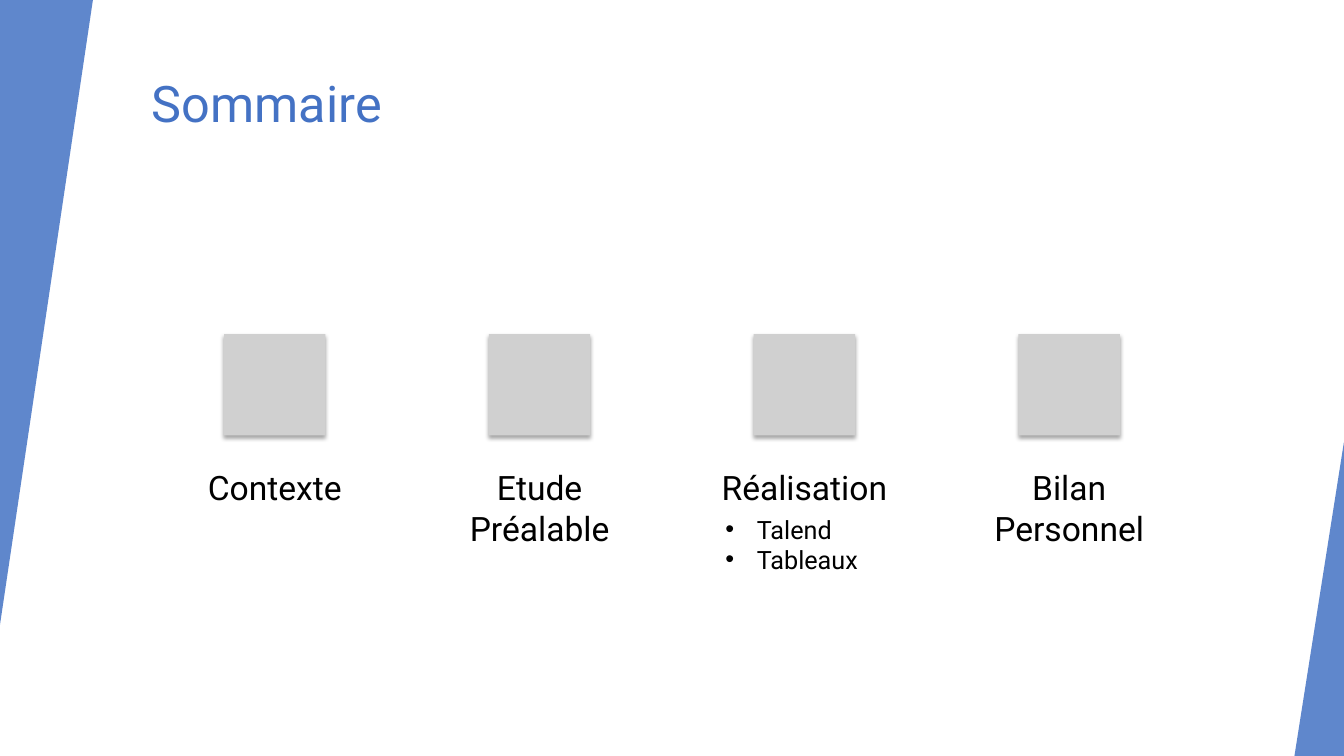
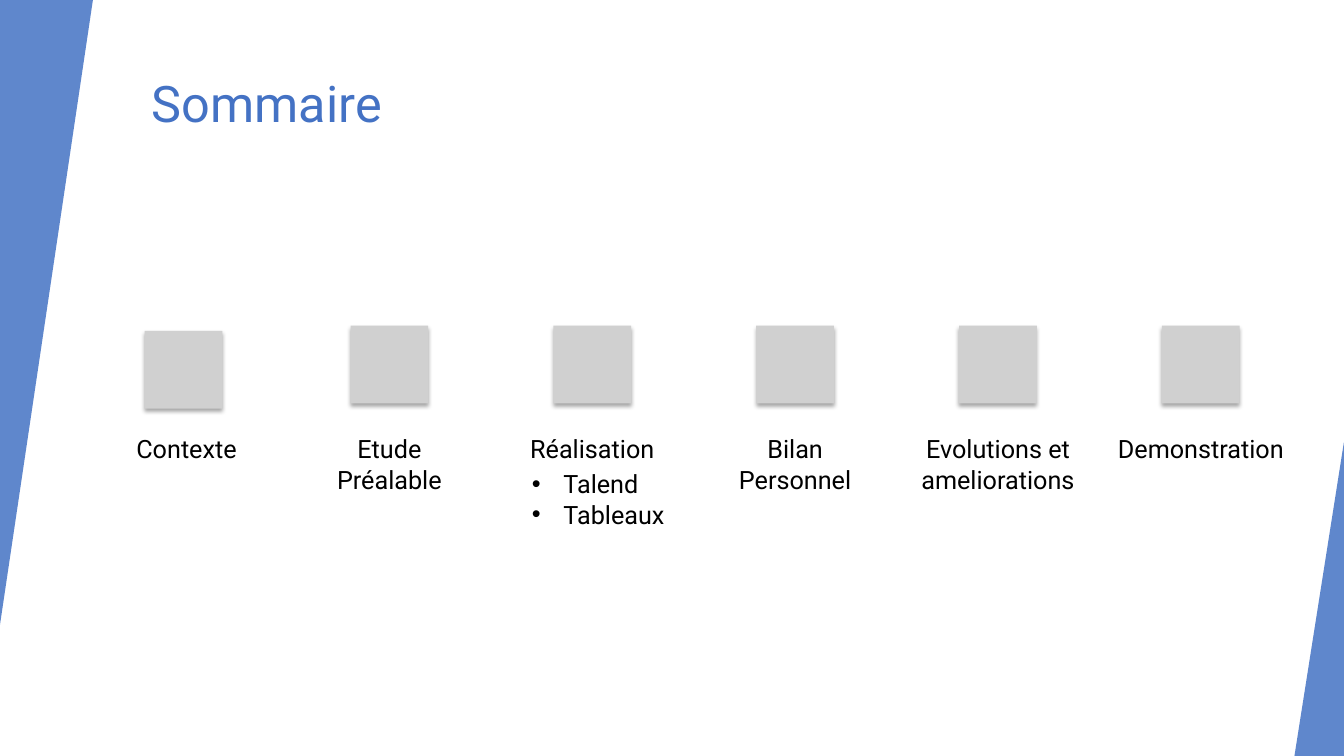
Before and after one commit to ThomasGille/Projet-BI, a slide deck: slide 2 of Ressources/Soutenance Projet-BI.pptx. Drawn at 1344x756 pixels with LibreOffice and Linux fonts; fonts in the diff are those of the drawing; grey boxes stand for pictures. Boxes give left, top, right and bottom in pixels: in the first picture for what was removed or moved away, otherwise in the second. Text is boxed around its words. In the diff, an @@ line names an element or a change of style, - is before the commit and + after.

```diff
--- a/Ressources/Soutenance Projet-BI.pptx
+++ b/Ressources/Soutenance Projet-BI.pptx
@@ picture: place and size @@
-picture at [489,334,591,436]
+picture at [351,326,429,403]
@@ picture: place and size @@
-picture at [754,334,856,436]
+picture at [554,326,631,403]
@@ picture removed at [224,334,326,436] @@
@@ picture removed at [1018,334,1120,436] @@
@@ text "Contexte": place and size @@
-text "Contexte" at [208,475,342,501]
+text "Contexte" at [136,440,236,459]
@@ text "Etude Préalable": place and size @@
-text "Etude Préalable" at [470,474,610,542]
+text "Etude Préalable" at [337,439,442,490]
@@ text "Réalisation": place and size @@
-text "Réalisation" at [722,474,888,501]
+text "Réalisation" at [530,439,654,459]
@@ size 24 to 18 pt; less space between paragraphs in 4 elements at [136,440,236,459], [337,439,442,490], [530,439,654,459], [739,439,851,490] @@
@@ text "Bilan Personnel": place and size @@
-text "Bilan Personnel" at [994,474,1144,542]
+text "Bilan Personnel" at [739,439,851,490]
@@ group added at [145,326,1284,490]: 4 pictures, 2 texts @@
+Evolutions et ameliorations
+Demonstration
@@ text "Talend": place and size @@
-text "Talend" at [757,520,858,570]
+text "Talend" at [563,474,664,525]
```
Also in this commit, not shown: 4 other slides changed, 8 slides added, 1 slide removed, 4 other files.
